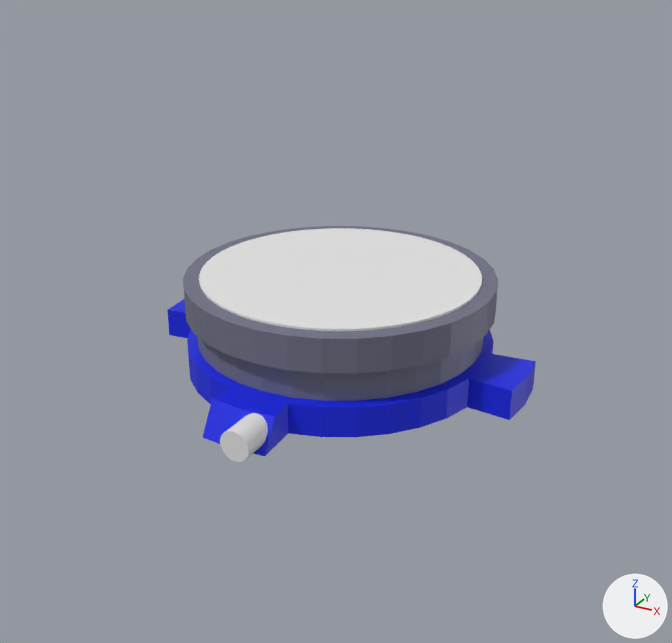
One commit to the Blender file Assets/Imports/player-base.blend: the scene before it, then after it.
Both versions are drawn from a 50 mm lens placed at (5.99, -11.02, 5.44), pointed at (-0.52, 0.81, -0.48). Arrows for +X, +Y and +Z are at lower right; the lights stay in place. The same objects are shown in both versions, whatever each file hides.

Script lines for the objects in view, before the commit:
```python
me_cylinder = bpy.data.meshes.new('Cylinder')
me_cylinder.from_pydata(...)  # 133 vertices, 109 faces; spans x 0.0..1.28, y -1.27..1.28, z -1.0..1.0
# faces by material slot: [45, 64]
me_cylinder.materials.append(mat_material_001)  # blue #0f23e7
me_cylinder.materials.append(mat_material_002)  # blue #6f7185
me_cylinder_001 = bpy.data.meshes.new('Cylinder.001')
me_cylinder_001.from_pydata(...)  # a 32-sided cylinder along z spanning x -1.0..1.0, y -1.0..1.0, z -1.0..1.0
me_cylinder_003 = bpy.data.meshes.new('Cylinder.003')
me_cylinder_003.from_pydata(...)  # a 64-sided cylinder along z spanning x -1.8..1.8, y -1.8..1.8, z -0.31..0.31
ob_base = bpy.data.objects.new('Base', me_cylinder)
ob_base.location = (0.0, 0.0, 0.0)
ob_base.scale = (2.24, 2.24, 0.692)
_m = ob_base.modifiers.new('Mirror', 'MIRROR')
_m.use_clip = True
ob_cylinder = bpy.data.objects.new('Cylinder', me_cylinder_001)
ob_cylinder.location = (0.22, -2.7, -0.47)
ob_cylinder.rotation_euler = (1.571, 0.0, 0.0)  # degrees (90, 0, 0)
ob_cylinder.scale = (0.208, 0.208, 0.399)
ob_ring = bpy.data.objects.new('Ring', me_cylinder_003)
ob_ring.location = (0.0, 0.0, 0.39)
ob_ring.scale = (1.12, 1.12, 1.07)
```
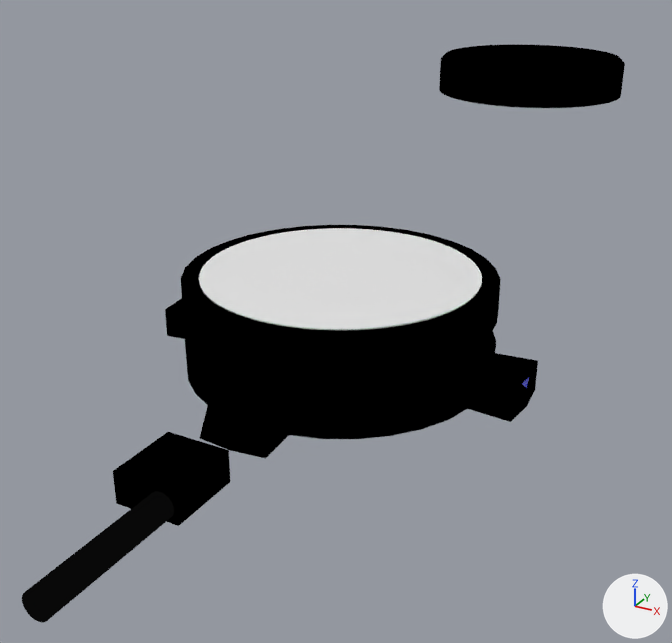
Boxes [x1, y1, x2, y2] around the edits, measured in the pictures (672 x 643 px):
'Base', recoloured, modifiers changed
    before: [167, 226, 536, 456]
    after: [165, 225, 538, 459]
'Push.001', added (black)
    after: [439, 45, 625, 108]
    faces in mat_gold_001 (yellow #e7df3e): [439, 45, 625, 108]
    faces in mat_default_001 (white #e7e7e7): [456, 46, 609, 67]
    faces in mat_center_001 (pink #df0be7): [480, 49, 584, 63]
'Cylinder', moved, rescaled, modifiers changed (212% wider, 166% taller)
    before: [220, 413, 268, 462]
    after: [22, 491, 174, 623]
'Cube', added (black)
    after: [113, 432, 230, 526]

Diff of the bpy script that builds the scene:
```diff
--- a/Assets/Imports/player-base.blend.py
+++ b/Assets/Imports/player-base.blend.py
@@ me_cylinder @@
 me_cylinder.from_pydata(...)  # 133 vertices, 109 faces; spans x 0.0..1.28, y -1.27..1.28, z -1.0..1.0
 me_cylinder.materials.append(mat_material_002)
+me_cylinder.materials.append(mat_outline_001)  # black #000000
@@ ob_base @@
 _m = ob_base.modifiers.new('Mirror', 'MIRROR')
 _m.use_clip = True
+_m = ob_base.modifiers.new('Solidify', 'SOLIDIFY')
+_m.thickness = -0.02
+_m.material_offset = 2
+_m.use_flip_normals = True
@@ ob_cylinder @@
 ob_cylinder = bpy.data.objects.new('Cylinder', me_cylinder_001)
-ob_cylinder.location = (0.22, -2.7, -0.47)
+ob_cylinder.location = (0.22, -5.04, -0.47)
 ob_cylinder.rotation_euler = (1.571, 0.0, 0.0)  # degrees (90, 0, 0)
-ob_cylinder.scale = (0.208, 0.208, 0.399)
+ob_cylinder.scale = (0.164, 0.164, 1.25)
+_m = ob_cylinder.modifiers.new('Solidify', 'SOLIDIFY')
+_m.thickness = -0.05
+_m.material_offset = 1
+_m.use_flip_normals = True
@@ ob_push_001 @@
+ob_push_001 = bpy.data.objects.new('Push.001', me_cylinder_004)  # 320 vertices, 258 faces; spans x -1.8..1.8, y -1.8..1.8, z -0.31..0.31; in mat_gold_001 (yellow #e7df3e), mat_default_001 (white #e7e7e7), mat_center_001 (pink #df0be7), mat_outline (black #000000); modifiers SOLIDIFY
+ob_push_001.location = (0.0, 8.19, 2.39)
@@ ob_cube @@
+ob_cube = bpy.data.objects.new('Cube', me_cube)  # a box spanning x -1.0..1.0, y -1.0..1.0, z -1.0..1.0; in mat_material_003 (white #e7e7e7), mat_outline_003 (black #000000); modifiers SOLIDIFY
+ob_cube.location = (0.0, -3.99, -0.46)
+ob_cube.scale = (0.415, 0.464, 0.203)
```
